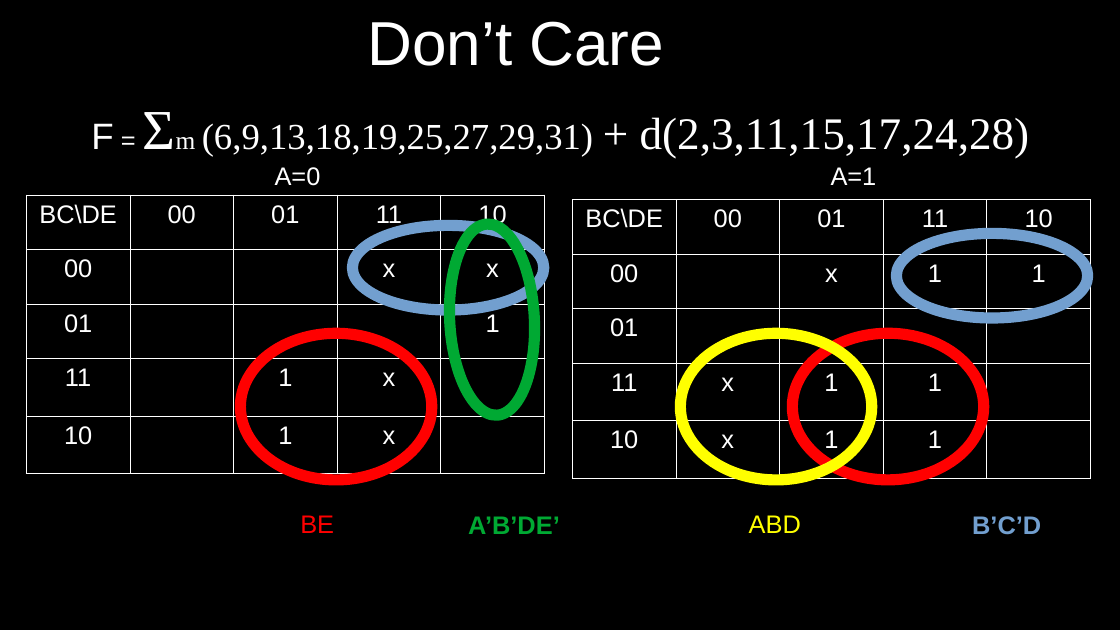
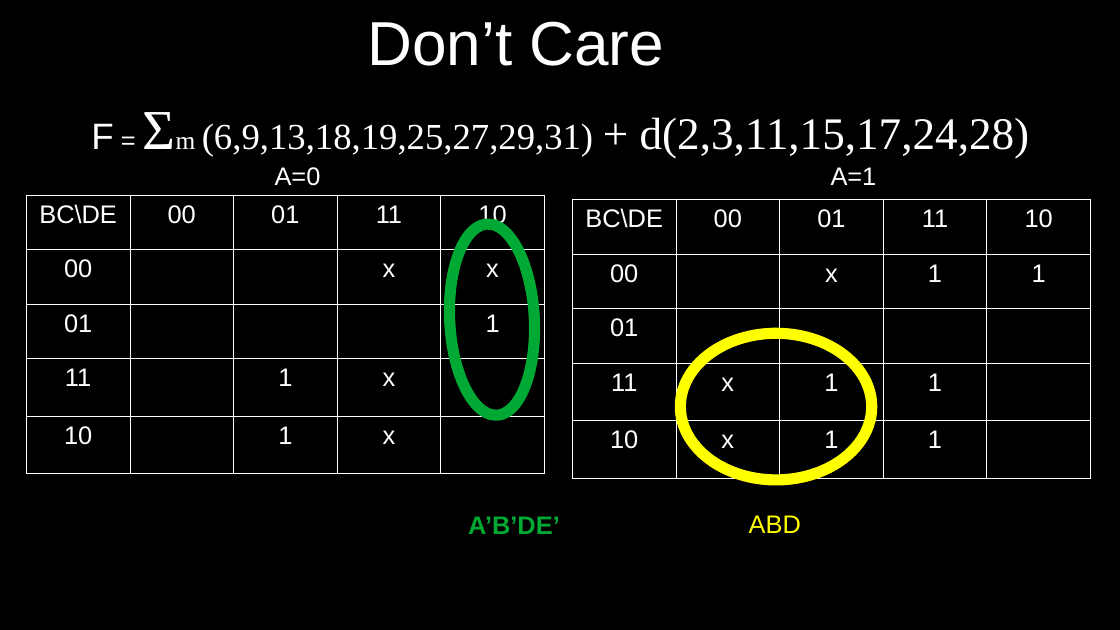
Before and after one commit to arnabsinha/Switching-Circuits-and-Logic-Design, a slide deck: slide 11 of Lecture_12.odp (slide 5 before the commit). Drawn at 1120x630 pixels with LibreOffice and Linux fonts; fonts in the diff are those of the drawing. Boxes give left, top, right and bottom in pixels: in the first picture for what was removed or moved away, otherwise in the second. Text is boxed around its words. In the diff, an @@ line names an element or a change of style, - is before the commit and + after.

Commit message:
Lecture 12

```diff
--- a/Lecture_12.odp
+++ b/Lecture_12.odp
@@ ellipse removed at bbox=[353, 226, 544, 310] @@
@@ ellipse removed at bbox=[896, 234, 1087, 318] @@
@@ ellipse removed at bbox=[241, 333, 432, 480] @@
@@ ellipse removed at bbox=[793, 333, 984, 480] @@
@@ text removed at bbox=[300, 515, 334, 533] @@
-BE
@@ text removed at bbox=[972, 516, 1041, 535] @@
-B’C’D
```
Also in this commit, not shown: 7 slides added, 3 other files.
